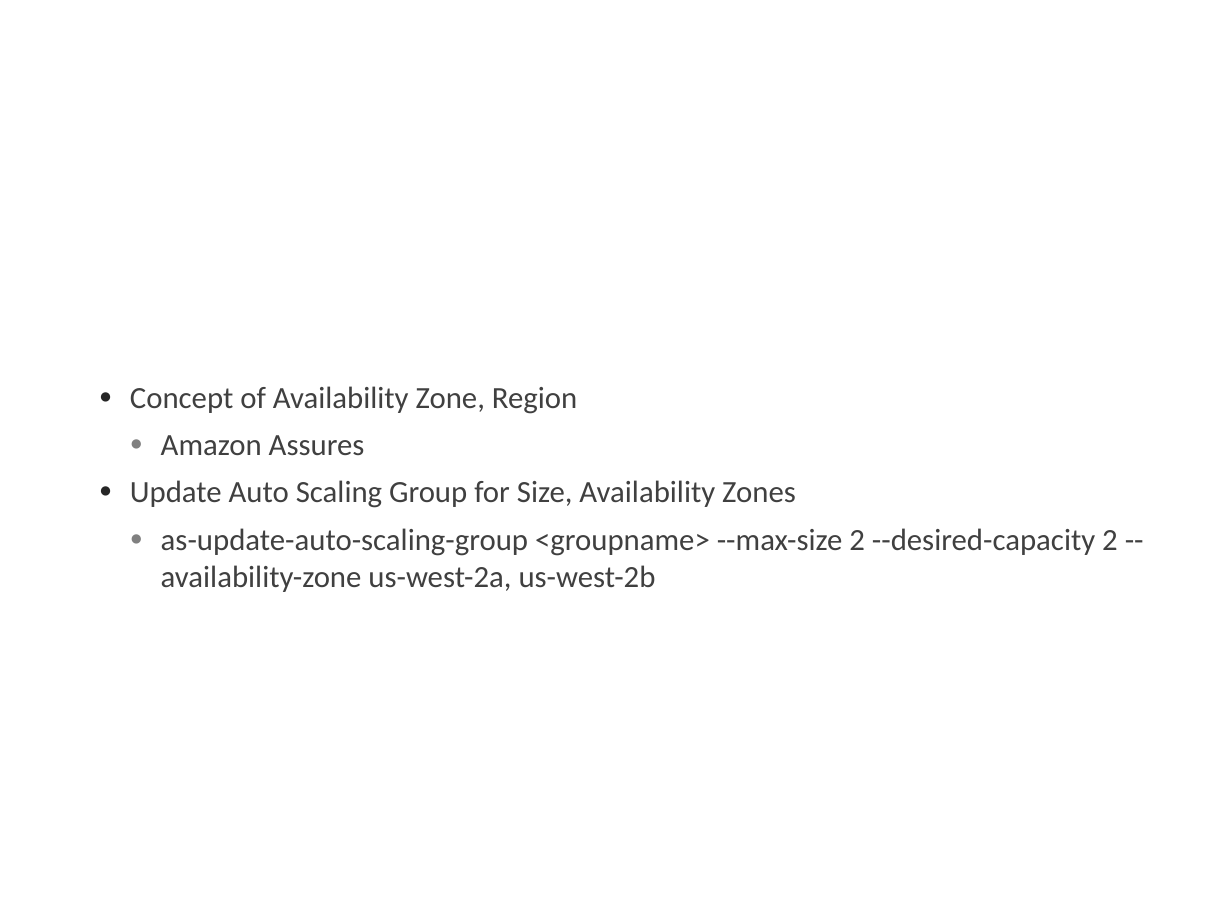
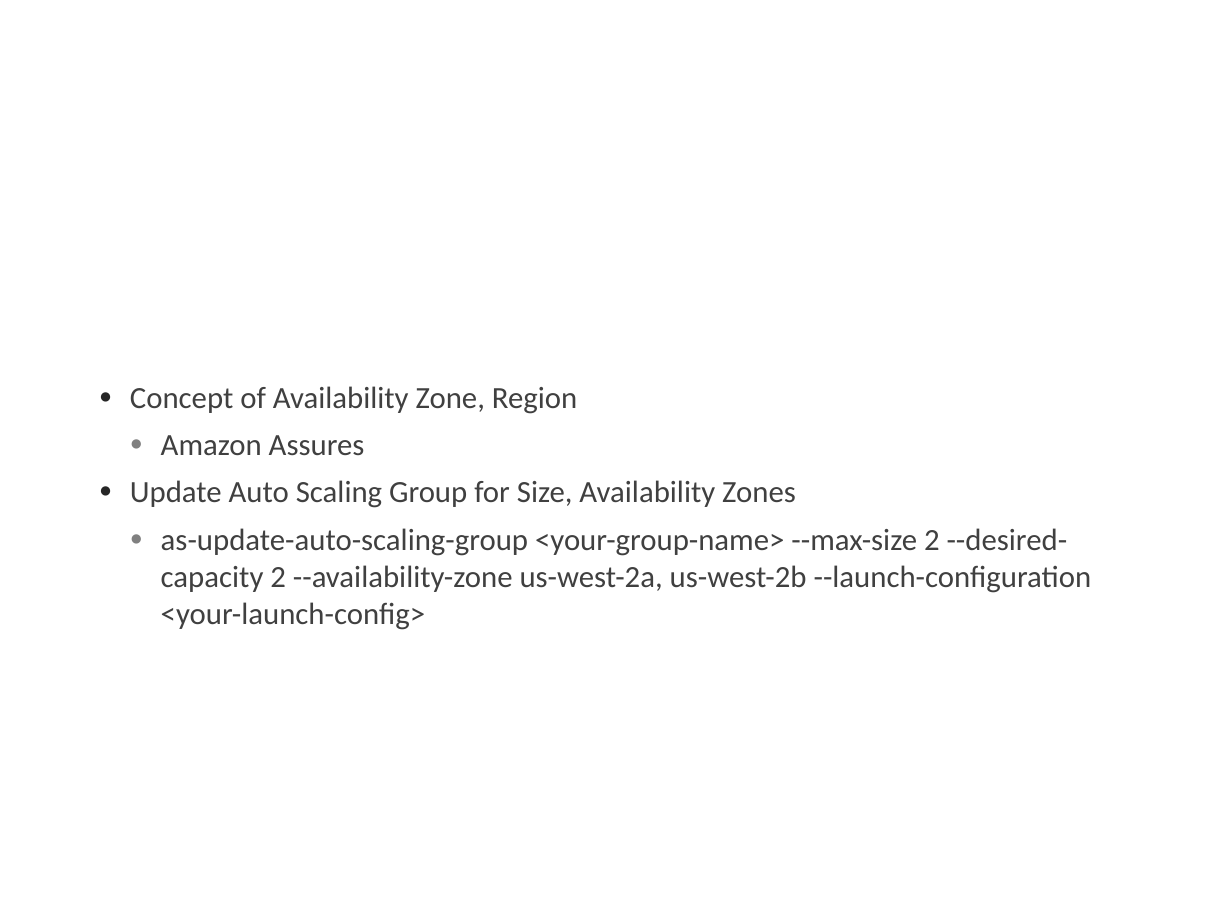
Before and after one commit to lukaszszajkowski/cloudavail-awstraining, a slide deck: slide 18 of aws-intro/AWS Introduction.pptx (slide 19 before the commit). Drawn at 1232x924 pixels with LibreOffice and Linux fonts; fonts in the diff are those of the drawing; background and template pictures are left out. Boxes give left, top, right and bottom in pixels: in the first picture for what was removed or moved away, otherwise in the second. Text is boxed around its words. In the diff, an @@ line names an element or a change of style, - is before the commit and + after.

```diff
--- a/aws-intro/AWS Introduction.pptx
+++ b/aws-intro/AWS Introduction.pptx
@@ text at [161, 528, 1092, 630]: text changed @@
-    ● as-update-auto-scaling-group <groupname> --max-size 2 --desired-capacity 2 --availability-zone us-west-2a, us-west-2b
+    ● as-update-auto-scaling-group <your-group-name> --max-size 2 --desired-capacity 2 --availability-zone us-west-2a, us-west-2b --launch-configuration <your-launch-config>
```
Also in this commit, not shown: 16 other slides changed, 1 slide removed, 1 other file.
